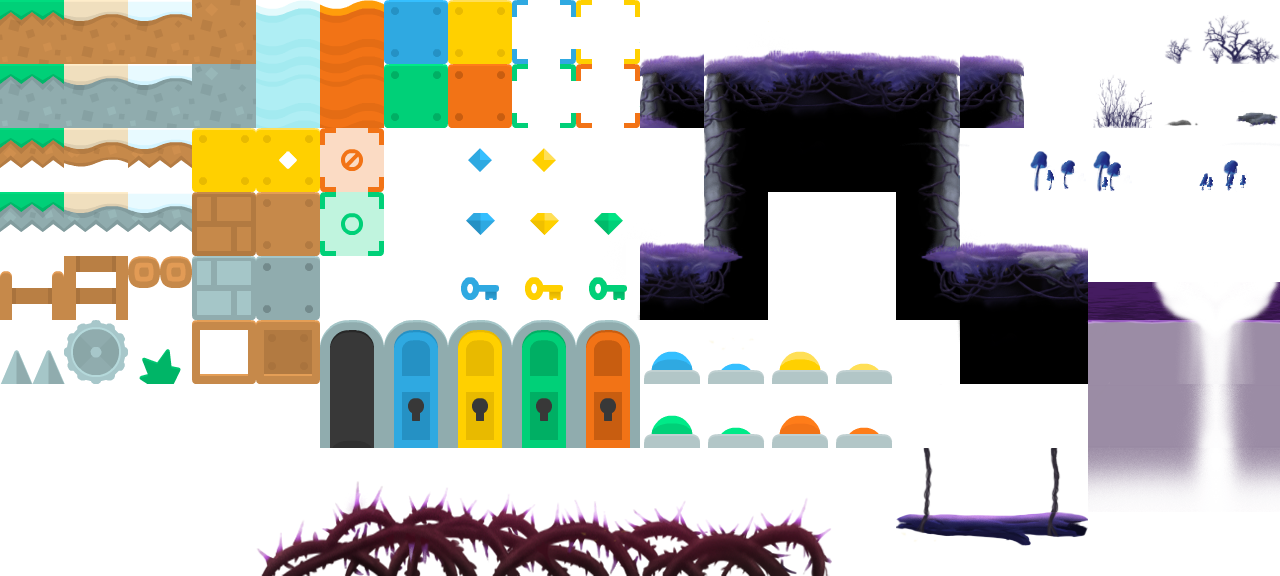
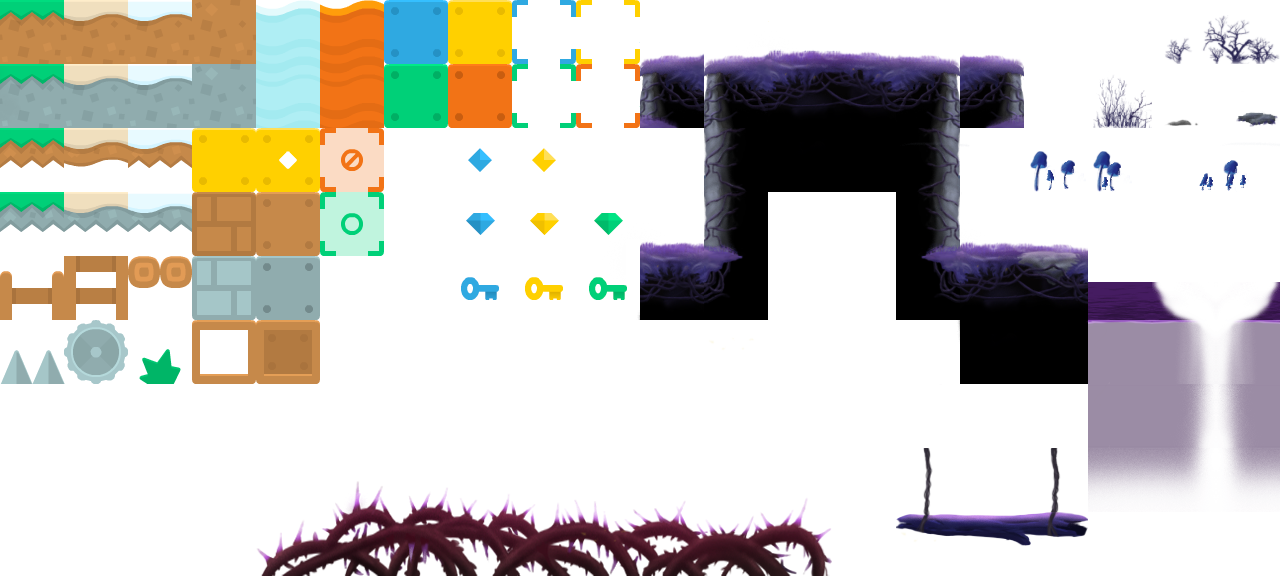
Before/after of a 1280 x 576 layered artwork. What changed in the layer stack:
painted on "Calque 1" over [0, 68, 893, 448]
